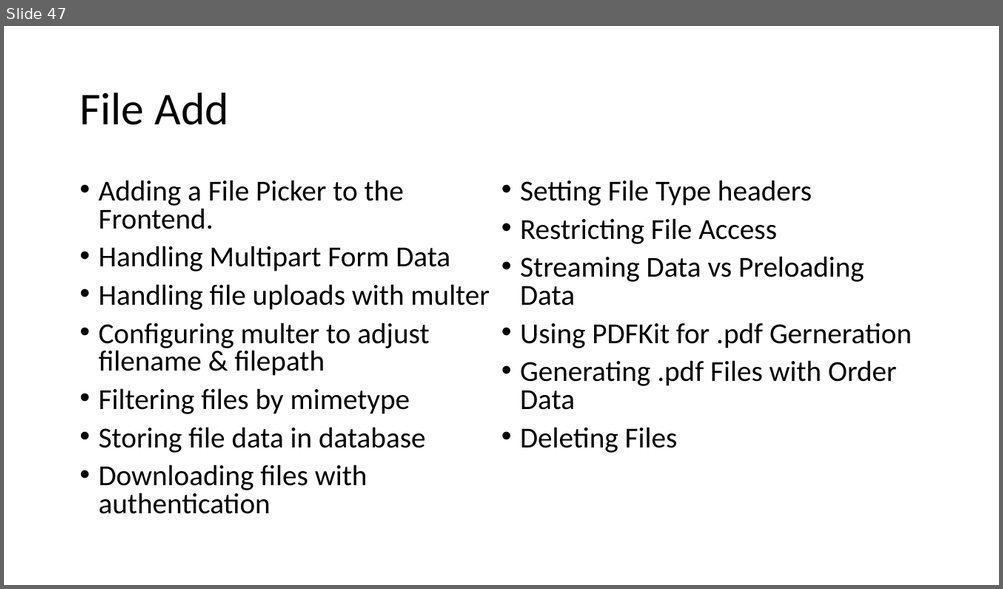
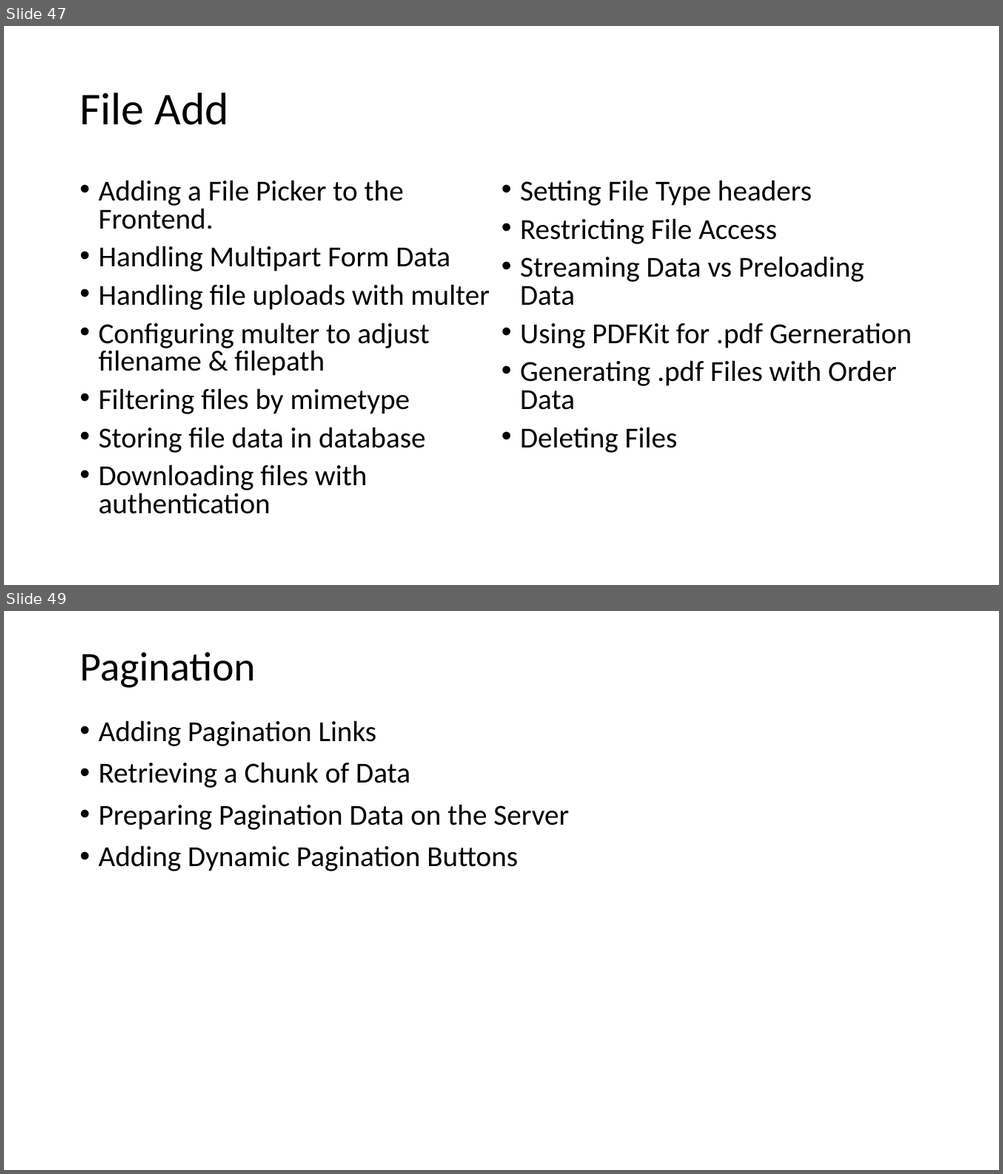
Before and after one commit to PiyushChaturvedii/Batch04, a slide deck: Database.pptx. Shown one above the other, each under a label of ours: slide 47 before the commit, slides 47 and 49 after it; the slides between them are not shown. The pictures are 1003x589 and 1003x1174 pixels, drawn with LibreOffice and Linux fonts; fonts in the diff are those of the drawing. Boxes give left, top, right and bottom in pixels: in the first picture for what was removed or moved away, otherwise in the second. Text is boxed around its words. In the diff, an @@ line names an element or a change of style, - is before the commit and + after.

```diff
--- a/Database.pptx
+++ b/Database.pptx
@@ slide 49 added at bbox=[4, 611, 999, 1170], background #FFFFFF @@
@@ title added at bbox=[79, 652, 255, 688], 39.6 pt, text #000000 @@
+Pagination
@@ text added at bbox=[99, 721, 569, 871], 28 pt, text #000000 @@
+• Adding Pagination Links
+• Retrieving a Chunk of Data
+• Preparing Pagination Data on the Server
+• Adding Dynamic Pagination Buttons
```
Also in this commit, not shown: 1 other slide added, 48 other files.
